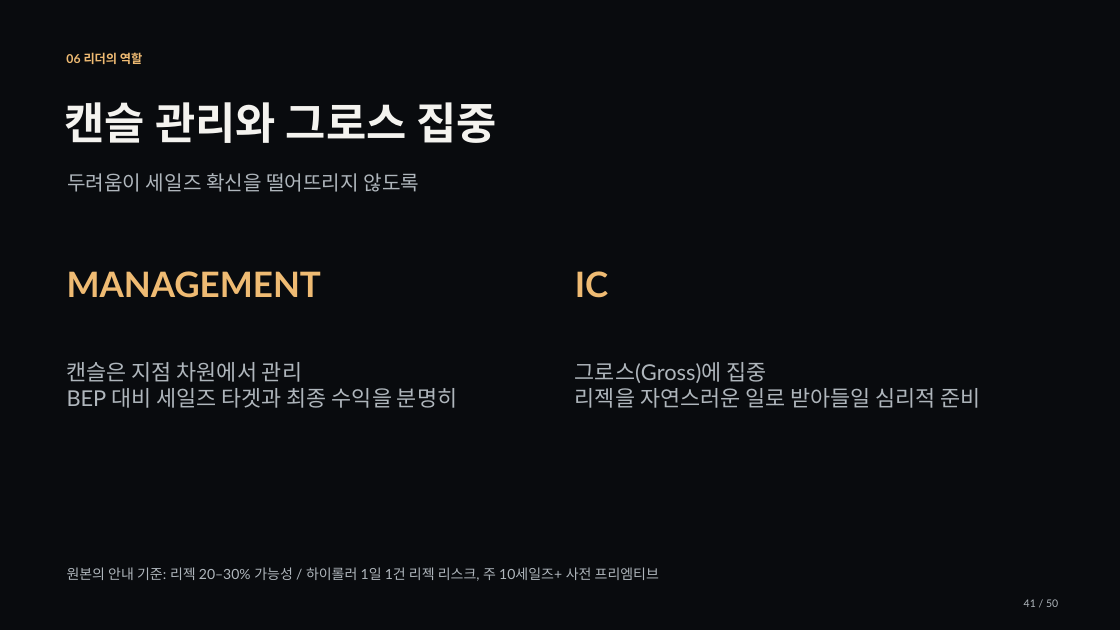
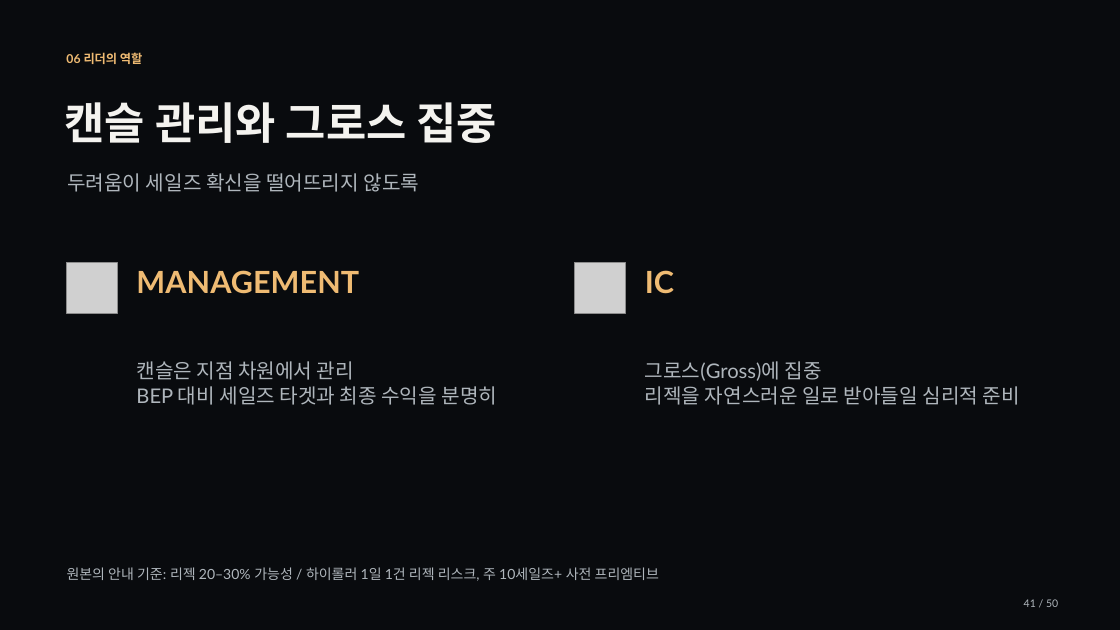
Before and after one commit to jaeyoung5178-bot/Presence, a slide deck: slide 41 of education/training/signature/training-signature.pptx. Drawn at 1120x630 pixels with LibreOffice and Linux fonts; fonts in the diff are those of the drawing; grey boxes stand for pictures. Boxes give left, top, right and bottom in pixels: in the first picture for what was removed or moved away, otherwise in the second. Text is boxed around its words. In the diff, an @@ line names an element or a change of style, - is before the commit and + after.

```diff
--- a/education/training/signature/training-signature.pptx
+++ b/education/training/signature/training-signature.pptx
@@ picture added at bbox=[66, 262, 117, 313] @@
@@ text "MANAGEMENT": place and size @@
-text "MANAGEMENT" at bbox=[67, 271, 321, 298]
+text "MANAGEMENT" at bbox=[136, 270, 359, 294]
@@ text "MANAGEMENT" at bbox=[136, 270, 359, 294]: size 30 to 26.2 pt @@
@@ picture added at bbox=[575, 262, 625, 313] @@
@@ text "IC" at bbox=[645, 270, 674, 294]: size 30 to 26.2 pt @@
@@ text "IC": place and size @@
-text "IC" at bbox=[575, 271, 608, 298]
+text "IC" at bbox=[645, 270, 674, 294]
@@ text "캔슬은 지점 차원에서 관리": place and size @@
-text "캔슬은 지점 차원에서 관리" at bbox=[67, 362, 457, 408]
+text "캔슬은 지점 차원에서 관리" at bbox=[136, 361, 498, 405]
@@ text "캔슬은 지점 차원에서 관리" at bbox=[136, 361, 498, 405]: size 18.8 to 17.2 pt @@
@@ text "그로스(Gross)에 집중" at bbox=[645, 361, 1020, 405]: size 18.8 to 17.2 pt @@
@@ text "그로스(Gross)에 집중": place and size @@
-text "그로스(Gross)에 집중" at bbox=[575, 362, 981, 408]
+text "그로스(Gross)에 집중" at bbox=[645, 361, 1020, 405]
```
Also in this commit, not shown: 24 other slides changed, 34 other files.
